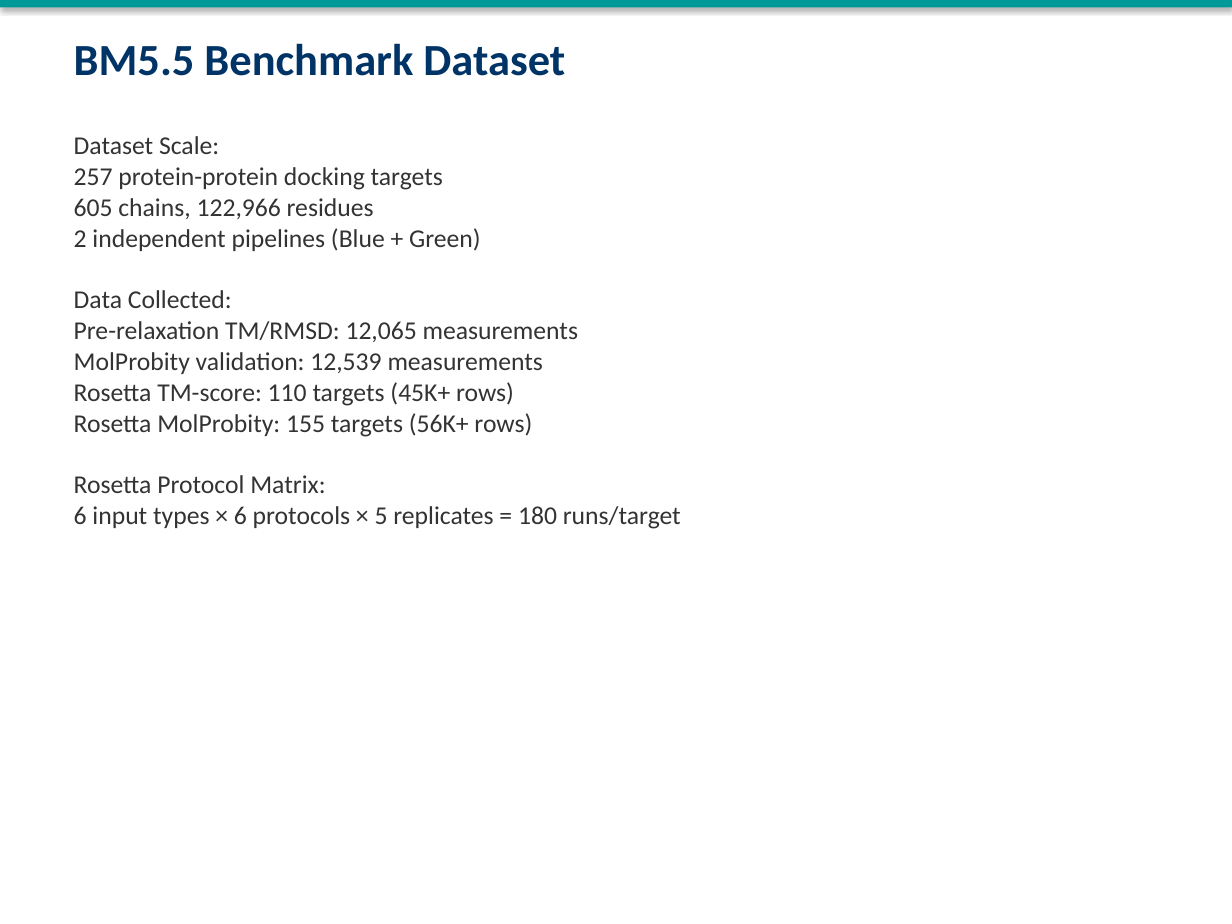
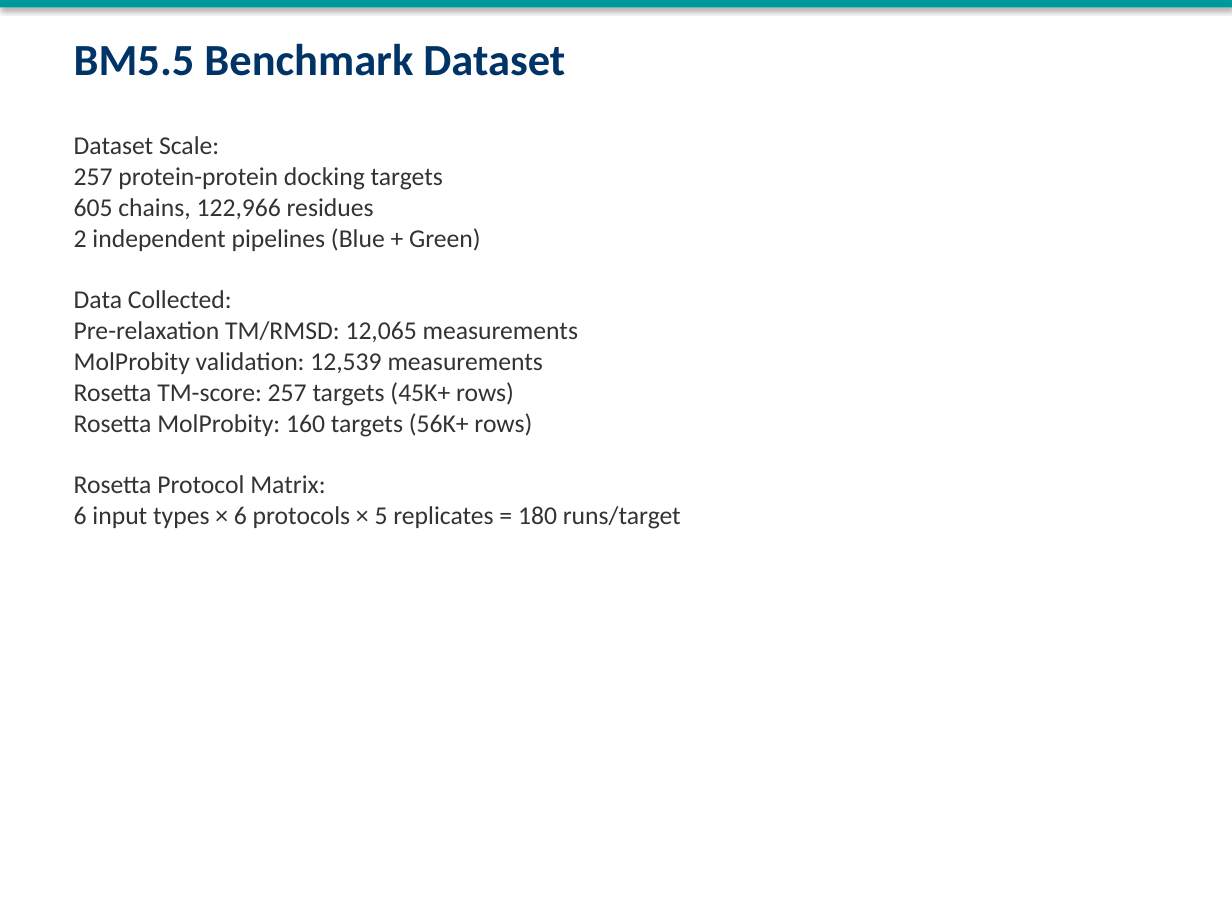
Before and after one commit to dreamlessx/Protein_Relax_Pipeline, a slide deck: slide 3 of red_analysis/BM55_Relaxation_Benchmark.pptx. Drawn at 1232x924 pixels with LibreOffice and Linux fonts; fonts in the diff are those of the drawing. Boxes give left, top, right and bottom in pixels: in the first picture for what was removed or moved away, otherwise in the second. Text is boxed around its words. In the diff, an @@ line names an element or a change of style, - is before the commit and + after.

Commit message:
Red: major data expansion — 257 TM targets, 160 MP targets
Phase 2 TM: 92,700 rows across ALL 257 targets (was 45K/110)
Phase 4 MP: 84,825 rows across 160 targets (was 56K/155)
- Total dataset: ~202K measurements
- 16 additional workers launched for 150 Blue + 101 Green missing targets
- All 25 figures, 6 tables, and PowerPoint regenerated

```diff
--- a/red_analysis/BM55_Relaxation_Benchmark.pptx
+++ b/red_analysis/BM55_Relaxation_Benchmark.pptx
@@ text at <box>74,382,532,437</box>: text changed @@
-Rosetta TM-score: 110 targets (45K+ rows)
-Rosetta MolProbity: 155 targets (56K+ rows)
+Rosetta TM-score: 257 targets (45K+ rows)
+Rosetta MolProbity: 160 targets (56K+ rows)
```
Also in this commit, not shown: 34 other files.
